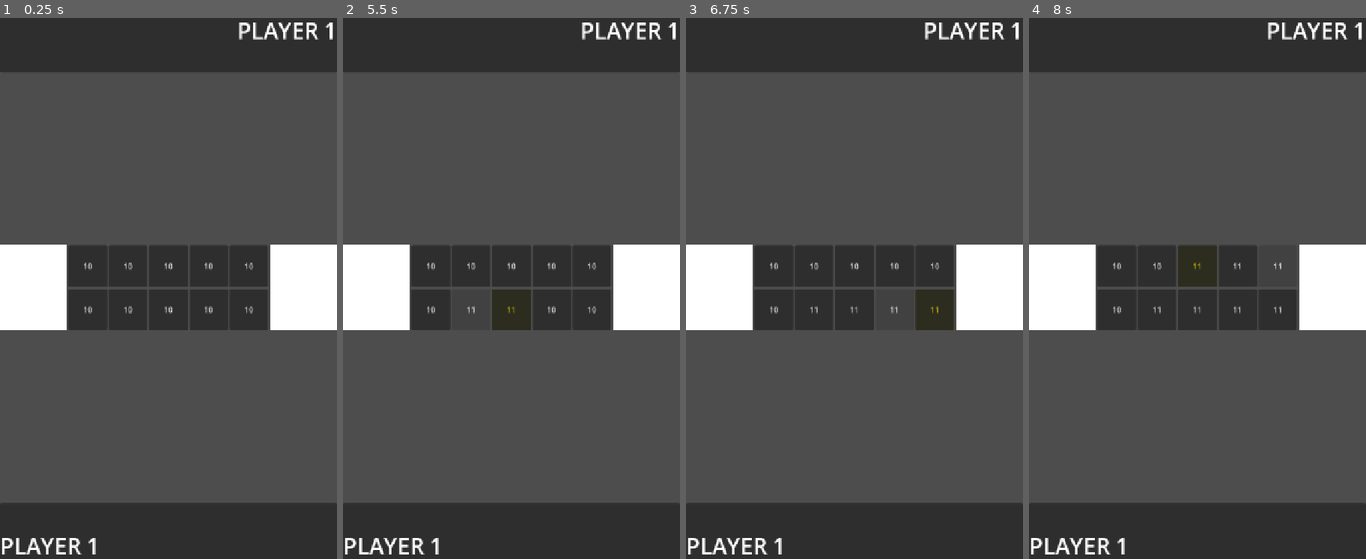
Above: before the commit, frames 1-4 (left to right).
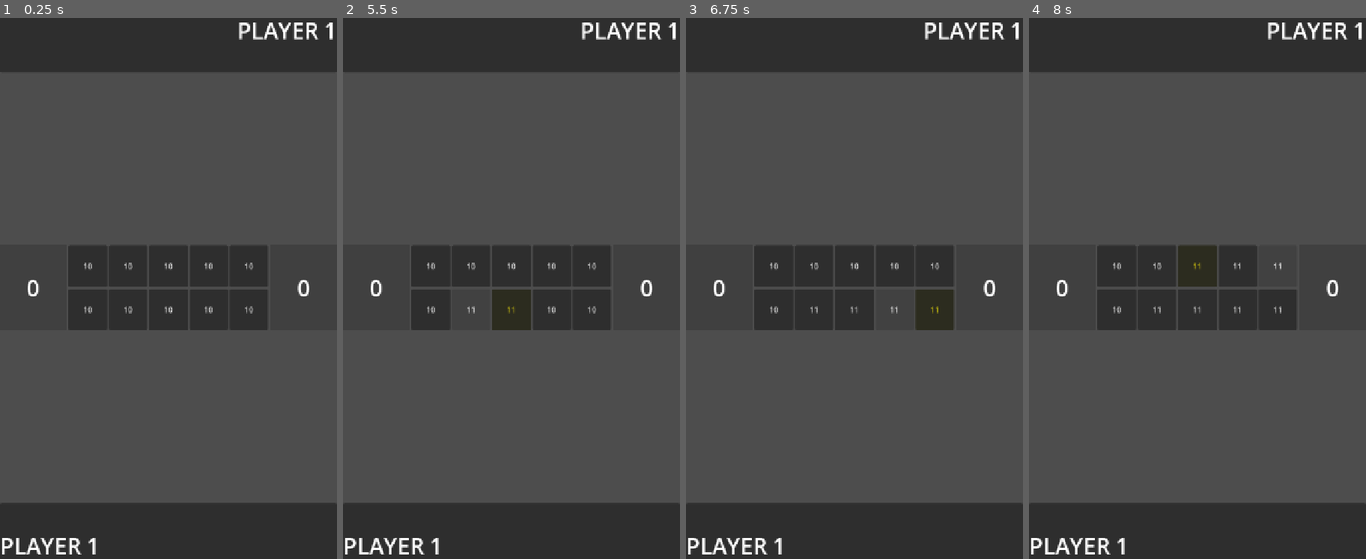
Above: after the commit, the same moments.

Repository: LeYohan-rgb/trad-games-hub
Game: Godot game, scene res://Scenes/adjiboto_room.tscn
Two runs of this game, one before a commit and one after it. Both use one fixed random seed, a clock stepped at 60 frames per second and the inputs below. This scene is started directly instead of the project's main scene.
Inputs:
- Up to frame 1 (0.25 s): no input
- Up to frame 2 (5.5 s): click "10" at 0.5 s; click "10" at 1.25 s; click "10" at 2 s; click "10" at 2.75 s; click "10" at 3.5 s; click "10" at 4.25 s; click "11" at 5 s
- Up to frame 3 (6.75 s): click "11" at 5.75 s; click "11" at 6.5 s
- Up to frame 4 (8 s): click "11" at 7.25 s

The runs differ from the first frame. In frame 1, 6.2% of the frame differs, in the area x 0-100%, y 41-58%; in frame 2, 6.2%; in frame 3, 6.2%; in frame 4, 6.2%.
Error before the commit: Out of bounds get index '0' (on base: 'Array[String]') (res://Scripts/adjiboto_room.gd:53)
Error after the commit: Out of bounds get index '0' (on base: 'Array[String]') (res://Scripts/adjiboto_room.gd:58)

Commit message:
Added the capture stones mechanic

Diff:
--- a/Scenes/adjiboto_room.tscn
+++ b/Scenes/adjiboto_room.tscn
@@ -42,17 +42,30 @@
 size_flags_vertical = 3
 size_flags_stretch_ratio = 0.5
 
-[node name="Control" type="Control" parent="HBoxContainer" unique_id=1589341485]
-layout_mode = 2
-size_flags_horizontal = 3
-
-[node name="ColorRect" type="ColorRect" parent="HBoxContainer/Control" unique_id=1352549683]
-layout_mode = 1
-anchors_preset = 15
-anchor_right = 1.0
-anchor_bottom = 1.0
-grow_horizontal = 2
-grow_vertical = 2
+[node name="adjiboto_boat_2" type="Control" parent="HBoxContainer" unique_id=1589341485]
+layout_mode = 2
+size_flags_horizontal = 3
+
+[node name="ColorRect" type="ColorRect" parent="HBoxContainer/adjiboto_boat_2" unique_id=1352549683]
+layout_mode = 1
+anchors_preset = 15
+anchor_right = 1.0
+anchor_bottom = 1.0
+grow_horizontal = 2
+grow_vertical = 2
+color = Color(0.2520276, 0.25202766, 0.25202763, 1)
+
+[node name="Label" type="Label" parent="HBoxContainer/adjiboto_boat_2" unique_id=1868246715]
+layout_mode = 1
+anchors_preset = 15
+anchor_right = 1.0
+anchor_bottom = 1.0
+grow_horizontal = 2
+grow_vertical = 2
+theme_override_font_sizes/font_size = 48
+text = "0"
+horizontal_alignment = 1
+vertical_alignment = 1
 
 [node name="holes_container" type="GridContainer" parent="HBoxContainer" unique_id=1962584302]
 layout_mode = 2
@@ -121,17 +134,30 @@
 size_flags_vertical = 3
 text = "10"
 
-[node name="Control2" type="Control" parent="HBoxContainer" unique_id=125021669]
-layout_mode = 2
-size_flags_horizontal = 3
-
-[node name="ColorRect" type="ColorRect" parent="HBoxContainer/Control2" unique_id=1105887194]
-layout_mode = 1
-anchors_preset = 15
-anchor_right = 1.0
-anchor_bottom = 1.0
-grow_horizontal = 2
-grow_vertical = 2
+[node name="adjiboto_boat_1" type="Control" parent="HBoxContainer" unique_id=125021669]
+layout_mode = 2
+size_flags_horizontal = 3
+
+[node name="ColorRect2" type="ColorRect" parent="HBoxContainer/adjiboto_boat_1" unique_id=785788187]
+layout_mode = 1
+anchors_preset = 15
+anchor_right = 1.0
+anchor_bottom = 1.0
+grow_horizontal = 2
+grow_vertical = 2
+color = Color(0.2520276, 0.25202766, 0.25202763, 1)
+
+[node name="Label" type="Label" parent="HBoxContainer/adjiboto_boat_1" unique_id=2123416183]
+layout_mode = 1
+anchors_preset = 15
+anchor_right = 1.0
+anchor_bottom = 1.0
+grow_horizontal = 2
+grow_vertical = 2
+theme_override_font_sizes/font_size = 48
+text = "0"
+horizontal_alignment = 1
+vertical_alignment = 1
 
 [node name="Control" type="Control" parent="." unique_id=2126103981]
 layout_mode = 2
--- a/Scripts/adjiboto_room.gd
+++ b/Scripts/adjiboto_room.gd
@@ -4,7 +4,12 @@
 @onready var player_2_label = $player_2_panel/Label
 @onready var message_label = $Control/message_label
 
-var modulate_color = "e8dc0e"
+@onready var plr_1_stones_lbl = $HBoxContainer/adjiboto_boat_1/Label
+@onready var plr_2_stones_lbl = $HBoxContainer/adjiboto_boat_2/Label
+
+var modulate_color_1 = "e8dc0e"
+var modulate_color_2 = "00f3fd"
+var catch_modulate_color = "ff0000"
 
 @onready var game_holes= {
 	1: $HBoxContainer/holes_container/btn_1_1,
@@ -149,13 +154,56 @@
 			game_holes[hole_num].text = str(1)
 
 func loop_through_holes(hole_num, plr, plr_interface, stones_removed):
+	var time_per_stone = clamp(0.1, 5.0 / stones_removed, 0.5)
+	var modulate_color = modulate_color_1 if game_state["turn"] == 0 else modulate_color_2
+	var ending_hole
+
 	for i in range(stones_removed):
 		game_state[get_stone_by_index(plr, plr_interface, mod_10_index(hole_num + i + 1))] += 1
 		get_stone(plr, plr_interface, mod_10_index(hole_num + i + 1)).text = str(int(get_stone(plr, plr_interface, mod_10_index(hole_num + i + 1)).text) + 1)
 		get_stone(plr, plr_interface, mod_10_index(hole_num + i + 1)).modulate = modulate_color
-		await get_tree().create_timer(0.5).timeout
+		await get_tree().create_timer(time_per_stone).timeout
 		get_stone(plr, plr_interface, mod_10_index(hole_num + i + 1)).modulate = "ffffff"
 
+		if i == stones_removed - 1:
+			ending_hole = get_stone_by_index(plr, plr_interface, mod_10_index(hole_num + i + 1))
+
+	#CHECK IF CAN CAPTURE!!
+	var can_capture = true
+	var iterative_capture = 0
+	while can_capture:
+		var stones_catched = game_state[get_stone_by_index(plr, plr_interface, mod_10_index(hole_num + stones_removed + 1 + iterative_capture))]
+		if is_in_a_capture_sequence(stones_catched) and game_state["game_turn"] != 1:
+			get_stone(plr, plr_interface, mod_10_index(hole_num + stones_removed + 1 + iterative_capture)).modulate = catch_modulate_color
+			message_label.text = Global.players[game_state["turn"]] + "captures " + str(stones_catched) + " stones!"
+			await get_tree().create_timer(1.0).timeout
+
+			#CATCHED
+			catched_stones_by_plr(stones_catched)
+			game_state[get_stone_by_index(plr, plr_interface, mod_10_index(hole_num + stones_removed + 1 + iterative_capture))] = 0
+			get_stone(plr, plr_interface, mod_10_index(hole_num + stones_removed + 1 + iterative_capture)).text = str(0)
+			get_stone(plr, plr_interface, mod_10_index(hole_num + stones_removed + 1 + iterative_capture)).modulate = "ffffff"
+			iterative_capture += 1
+		else:
+			can_capture = false
+
+	go_to_next_turn()
+
+func catched_stones_by_plr(stones_catched):
+	if game_state["turn"] == 0:
+		game_state["player_1_stones"] += stones_catched
+		plr_1_stones_lbl.text = str(int(plr_1_stones_lbl.text) + stones_catched)
+	else:
+		game_state["player_2_stones"] += stones_catched
+		plr_2_stones_lbl.text = str(int(plr_2_stones_lbl.text) + stones_catched)
+
+func is_in_a_capture_sequence(num) -> bool:
+	if num == 1 or num == 3 or num == 5:
+		return true
+	else:
+		return false
+
+func go_to_next_turn():
 	game_state["game_turn"] += 1
 	if game_state["turn"] == 0:
 		game_state["turn"] = 1
